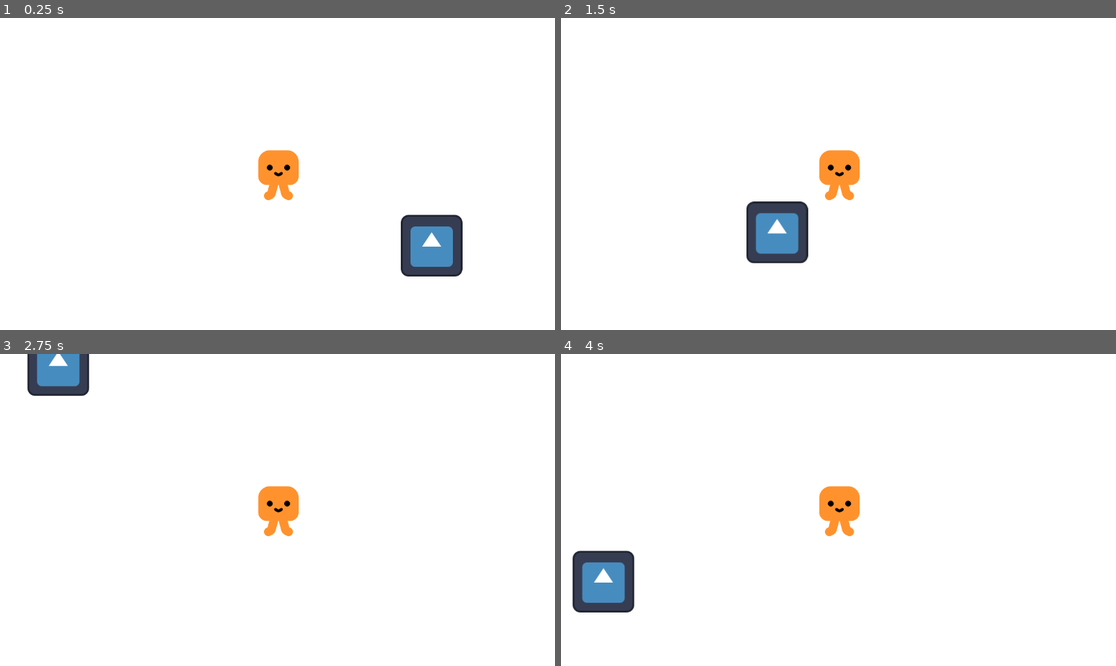
Above: before the commit, frames 1-4 (two rows, left to right).
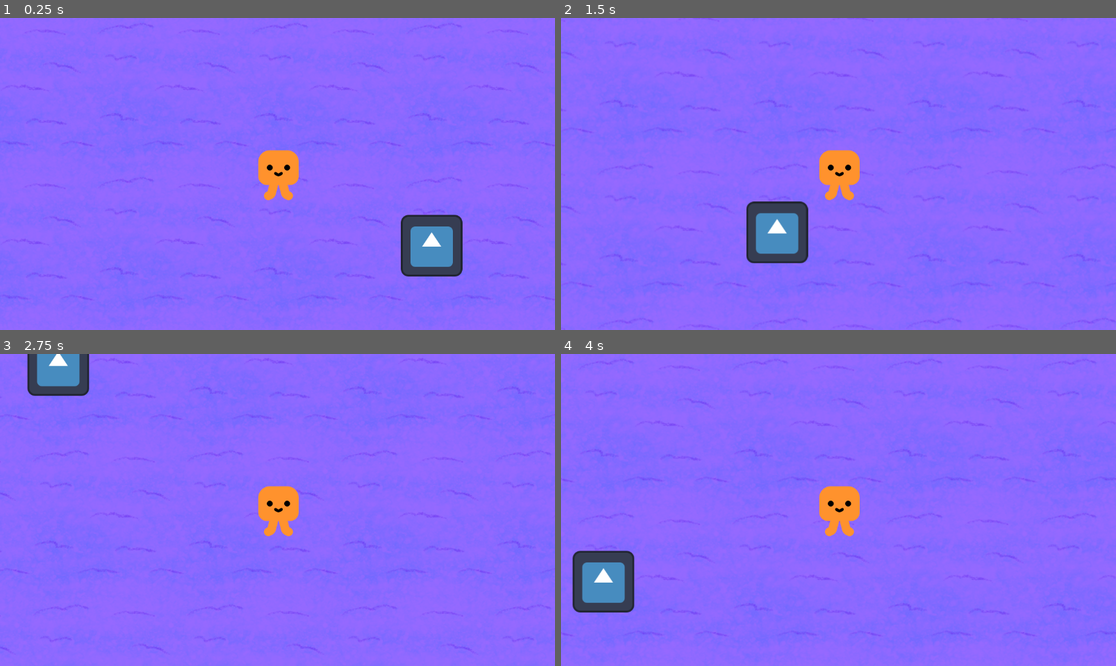
Above: after the commit, the same moments.

Repository: gdquest-demos/getting-started-with-godot-4
Game: Godot game, scene res://game.tscn
Same seed, same stepped clock (60 frames per second), same inputs: the game is played once before the commit and once after it. The engine's default icon, where the game draws it, is replaced by a stand-in: a white triangle on a blue panel in a dark square.
Inputs:
- Up to frame 1 (0.25 s): no input
- Up to frame 2 (1.5 s): tap Enter at 0.5 s; hold D (move_right) 0.53-1.28 s; hold S (move_back) from 1.28 s (still down)
- Up to frame 3 (2.75 s): release S (move_back) at 2.03 s; hold D (move_right) from 2.03 s (still down)
- Up to frame 4 (4 s): release D (move_right) at 2.78 s; hold W (move_forward) 2.78-3.53 s; hold A (move_left) from 3.53 s (still down)

The runs differ from the first frame. In frame 1, 97% of the frame differs, in the area x 0-100%, y 0-100%; in frame 2, 97%; in frame 3, 98%; in frame 4, 97%.

Commit message:
Add a background (TODO: replace with nicer asset)

Diff:
--- a/2d-character-completed/game.tscn
+++ b/2d-character-completed/game.tscn
@@ -1,22 +1,21 @@
-[gd_scene load_steps=3 format=3 uid="uid://bxd5y1yluj4tq"]
+[gd_scene load_steps=4 format=3 uid="uid://bxd5y1yluj4tq"]
 
+[ext_resource type="Texture2D" uid="uid://dne1gifmdrt56" path="res://assets/ground.png" id="1_mm1as"]
 [ext_resource type="PackedScene" uid="uid://b6uim8y3n6r5s" path="res://obstacle.tscn" id="1_nj6sa"]
 [ext_resource type="PackedScene" uid="uid://x38aolnvlbd" path="res://player.tscn" id="2_evddu"]
 
 [node name="Game" type="Node2D"]
+
+[node name="TextureRect" type="TextureRect" parent="."]
+offset_left = -2072.0
+offset_top = -1419.0
+offset_right = 3956.0
+offset_bottom = 3116.0
+texture = ExtResource("1_mm1as")
+stretch_mode = 1
 
 [node name="Obstacle" parent="." instance=ExtResource("1_nj6sa")]
 position = Vector2(554, 309)
 
 [node name="Player" parent="." instance=ExtResource("2_evddu")]
 position = Vector2(234, 160)
-
-[node name="CanvasLayer" type="CanvasLayer" parent="."]
-layer = -32
-
-[node name="ColorRect" type="ColorRect" parent="CanvasLayer"]
-anchors_preset = 15
-anchor_right = 1.0
-anchor_bottom = 1.0
-grow_horizontal = 2
-grow_vertical = 2
Binary file added: 2d-character-completed/assets/ground.png
Not shown, added: 2d-character-completed/assets/ground.png.import
